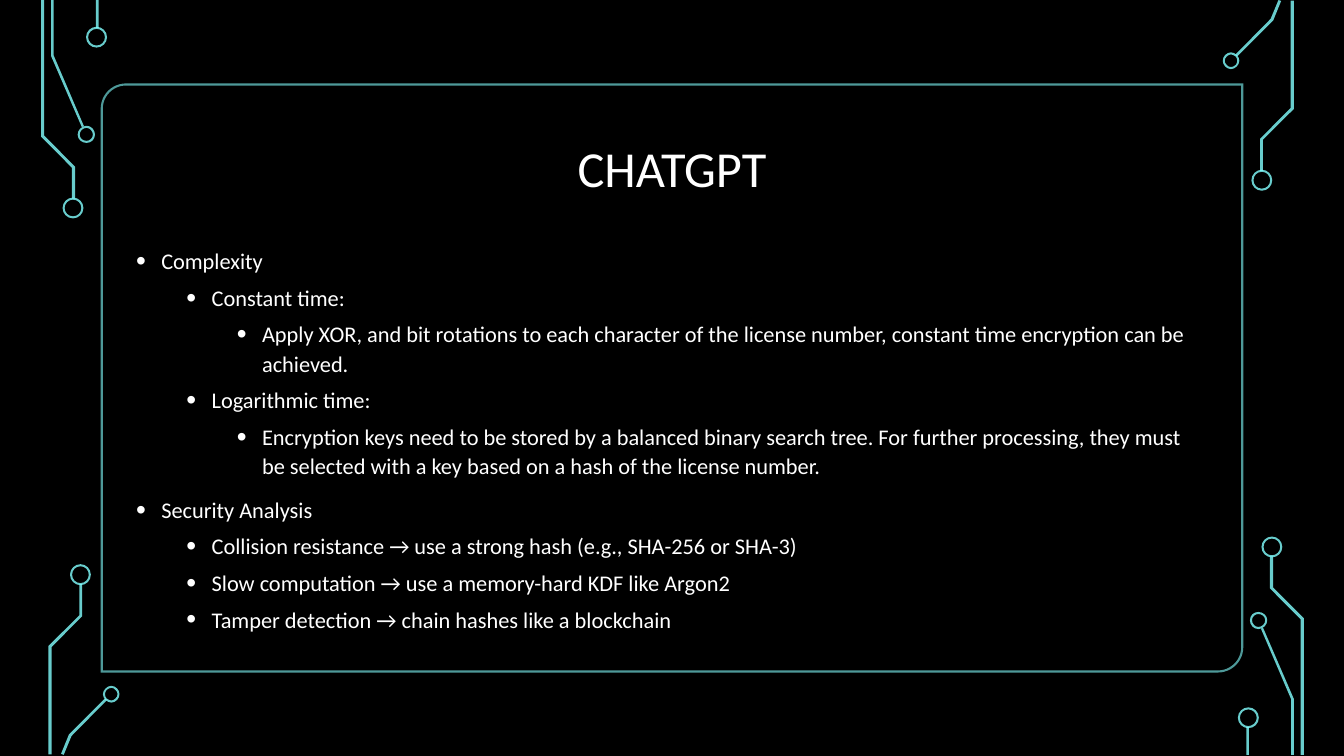
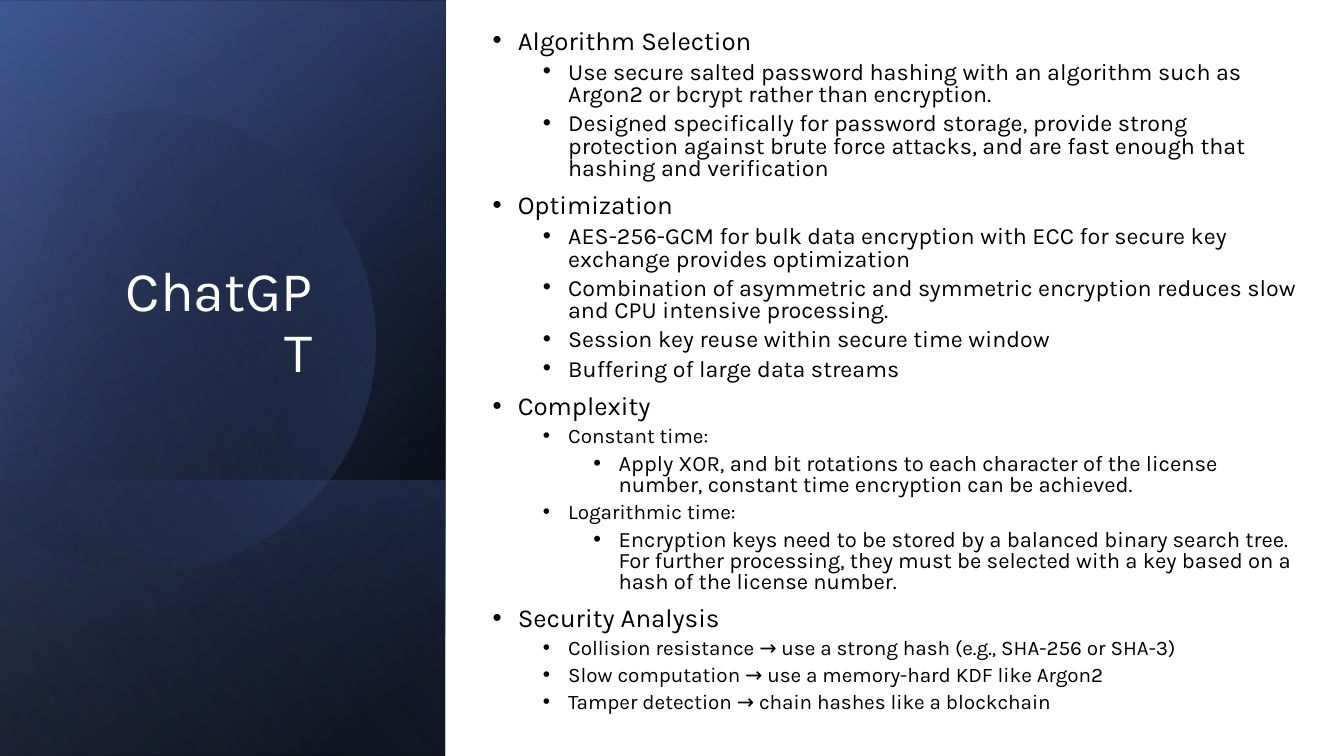
Before and after one commit to M0ck1ngjay178/CMSC-4200-AI, a slide deck: slide 5 of Project/slides/CMSC-4200-Group1-Project.pptx (slide 6 before the commit). Drawn at 1344x756 pixels with LibreOffice and Linux fonts; fonts in the diff are those of the drawing; background and template pictures are left out. Boxes give left, top, right and bottom in pixels: in the first picture for what was removed or moved away, otherwise in the second. Text is boxed around its words. In the diff, an @@ line names an element or a change of style, - is before the commit and + after.

```diff
--- a/Project/slides/CMSC-4200-Group1-Project.pptx
+++ b/Project/slides/CMSC-4200-Group1-Project.pptx
@@ background picture (left out) to #FFFFFF @@
@@ rectangle at [0, 0, 1344, 756]: fill #000000 to #FFFFFF @@
@@ rectangle added at [0, 0, 446, 756], fill gradient #000000 to #384C81 @@
@@ rectangle added at [0, 1, 446, 756], fill gradient #000000 to #4A66AC @@
@@ rectangle added at [0, 0, 446, 755], fill gradient #000000 to #90A2CF @@
@@ group removed at [41, 0, 1305, 755]: 18 freeform shapes, 2 rectangles, 1 round diag rect @@
@@ text "Algorithm Selection": place and size @@
-text "Algorithm Selection" at [161, 253, 1184, 632]
+text "Algorithm Selection" at [518, 32, 1295, 714]
@@ freeform shape added at [0, 56, 431, 618], fill gradient #000000 to #4A66AC @@
@@ text at [518, 32, 1295, 382]: paragraphs added @@
+• Algorithm Selection
+  • Use secure salted password hashing with an algorithm such as Argon2 or bcrypt rather than encryption.
+  • Designed specifically for password storage, provide strong protection against brute force attacks, and are fast enough that hashing and verification
+• Optimization
+  • AES-256-GCM for bulk data encryption with ECC for secure key exchange provides optimization
+  • Combination of asymmetric and symmetric encryption reduces slow and CPU intensive processing.
+  • Session key reuse within secure time window
+  • Buffering of large data streams
@@ title at [578, 154, 767, 188]: text changed; size 36 to 40 pt; font Calibri to Karla @@
-CHATGPT
+ChatGPT
@@ title "ChatGPT" at [91, 292, 323, 389]: vertical alignment middle to bottom @@
@@ text at [518, 397, 1291, 714]: size 16 to 18.5 pt in "Complexity", "Security Analysis"; font Calibri to Karla, text colour #FFFFFF to #000000 in "Complexity", "Constant time:", "Apply XOR, and bit rotations to each ...", "Logarithmic time:" and 5 more places; size 16 to 14.8 pt in "Constant time:", "Logarithmic time:", "Collision resistance → use a strong hash ...", "Slow computation → use a memory-hard KDF ..." and 1 more places; size 16 to 15.7 pt in "Apply XOR, and bit rotations to each ...", "Encryption keys need to be stored by ..."; line spacing 1.1 to 0.8 @@
@@ rectangle added at [0, 480, 446, 756], fill gradient #4A66AC to #000000 @@
@@ group removed at [0, 0, 1325, 756]: 14 freeform shapes, 3 rectangles @@
```
Also in this commit, not shown: 15 other slides changed, 1 slide removed, 1 other file.
